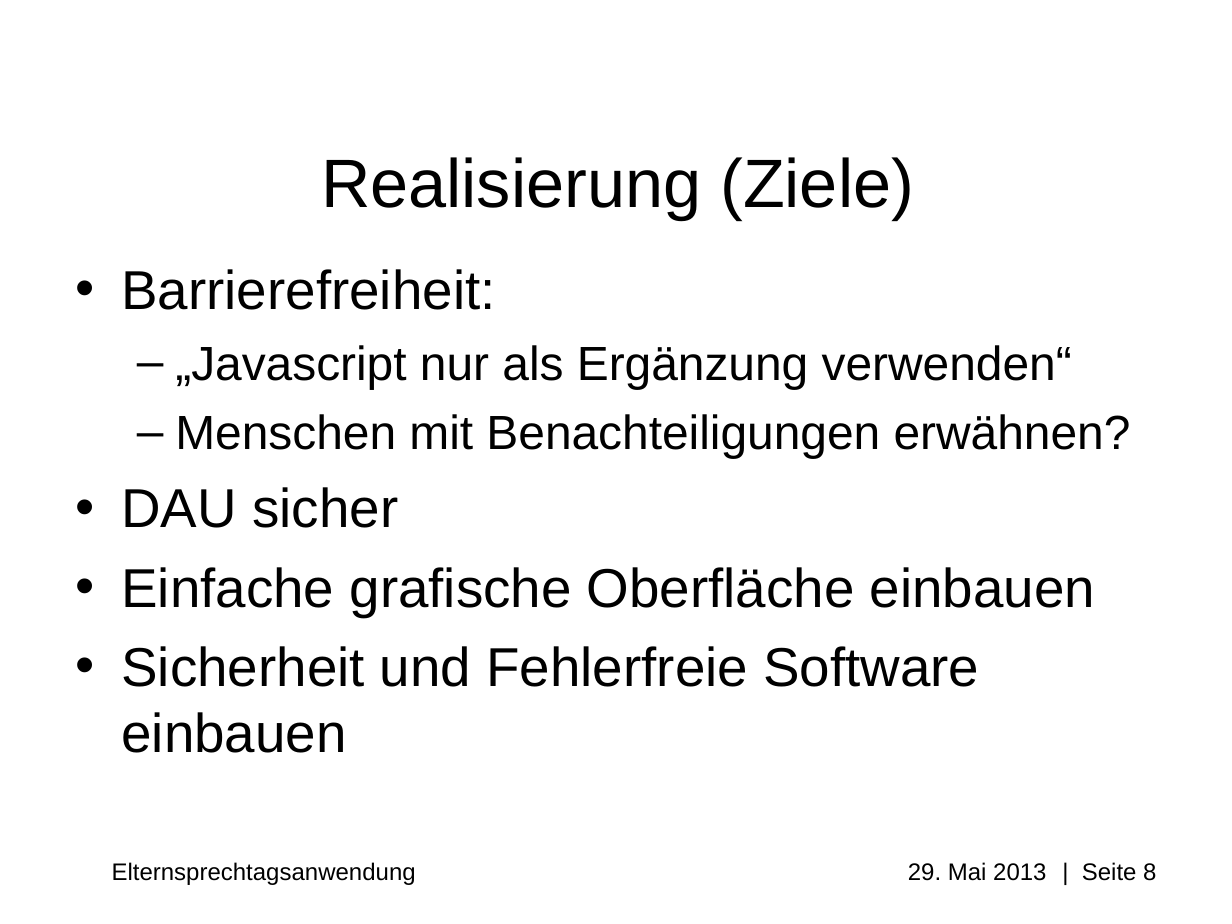
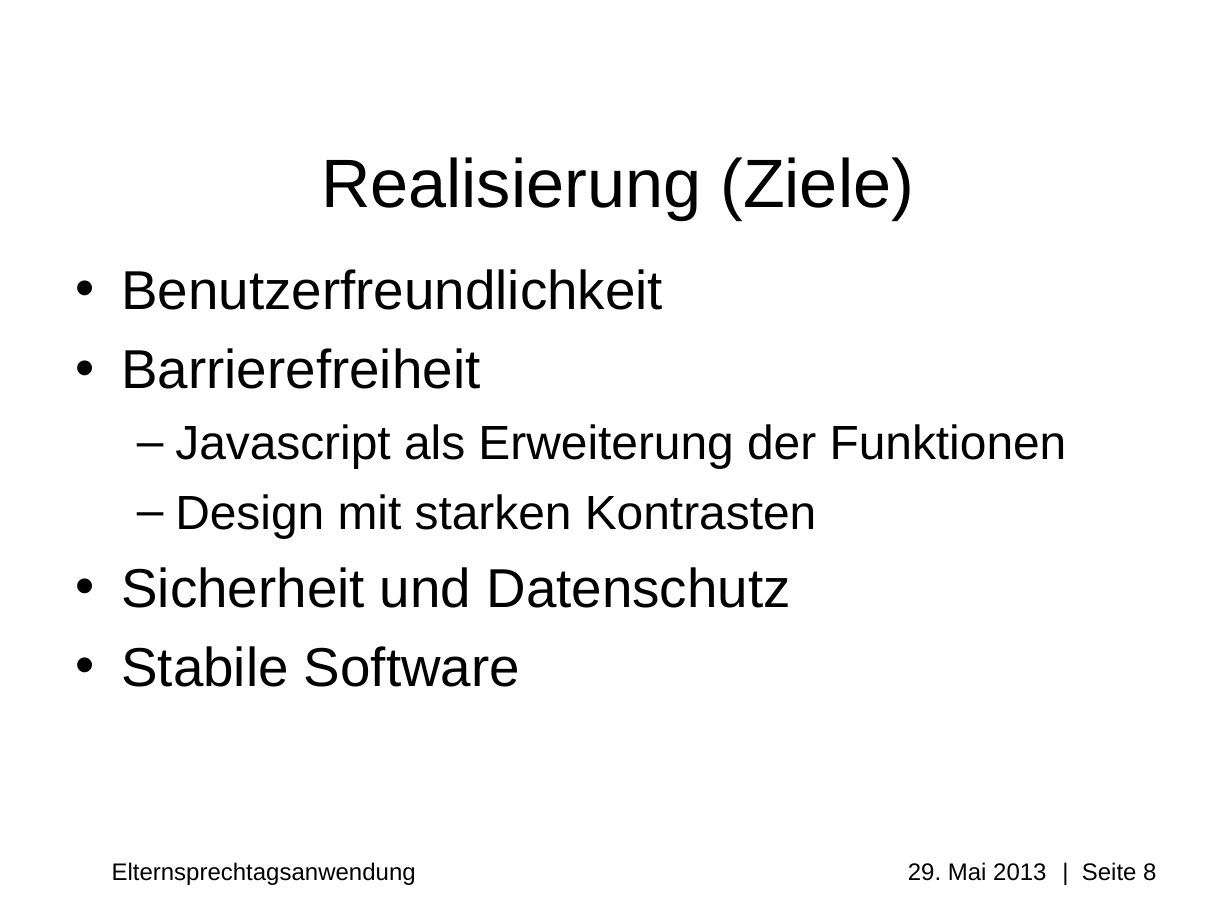
Before and after one commit to Professi/esta, a slide deck: slide 8 of docs/Praesentation/Elternsprechtagsanwendung(ESTA)_pre_alpha_0.0.0.1.ppt. Drawn at 1232x924 pixels with LibreOffice and Linux fonts; fonts in the diff are those of the drawing; background and template pictures are left out. Boxes give left, top, right and bottom in pixels: in the first picture for what was removed or moved away, otherwise in the second. Text is boxed around its words. In the diff, an @@ line names an element or a change of style, - is before the commit and + after.

```diff
--- a/docs/Praesentation/Elternsprechtagsanwendung(ESTA)_pre_alpha_0.0.0.1.ppt
+++ b/docs/Praesentation/Elternsprechtagsanwendung(ESTA)_pre_alpha_0.0.0.1.ppt
@@ text at (121, 269, 1067, 687): text changed @@
-• Barrierefreiheit:
-  – „Javascript nur als Ergänzung verwenden“
-  – Menschen mit Benachteiligungen erwähnen?
-• DAU sicher
-• Einfache grafische Oberfläche einbauen
-• Sicherheit und Fehlerfreie Software einbauen
+• Benutzerfreundlichkeit
+• Barrierefreiheit
+  – Javascript als Erweiterung der Funktionen
+  – Design mit starken Kontrasten
+• Sicherheit und Datenschutz
+• Stabile Software
```
Also in this commit, not shown: 1 other slide changed, 1 slide added, 1 slide removed, 3 other files.
